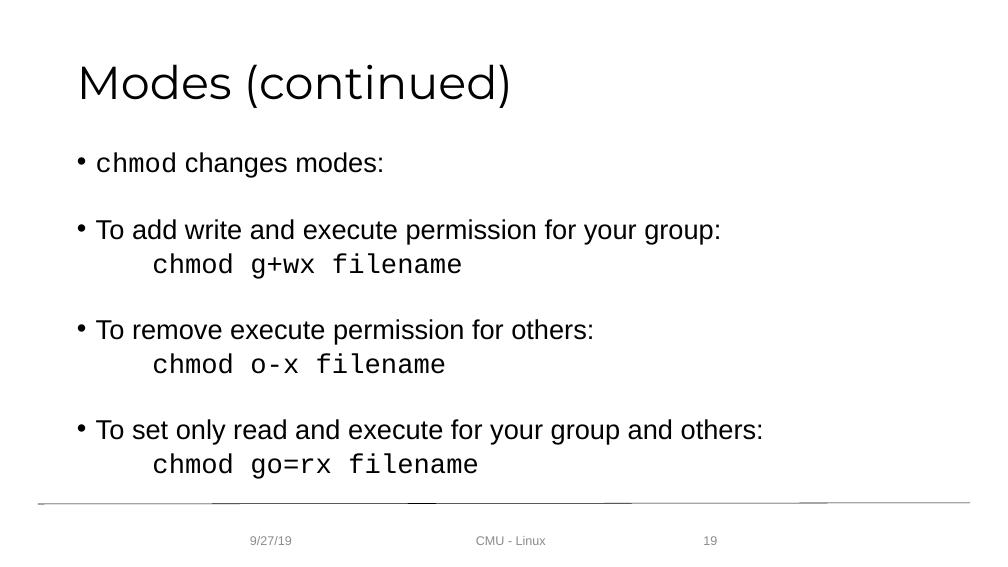
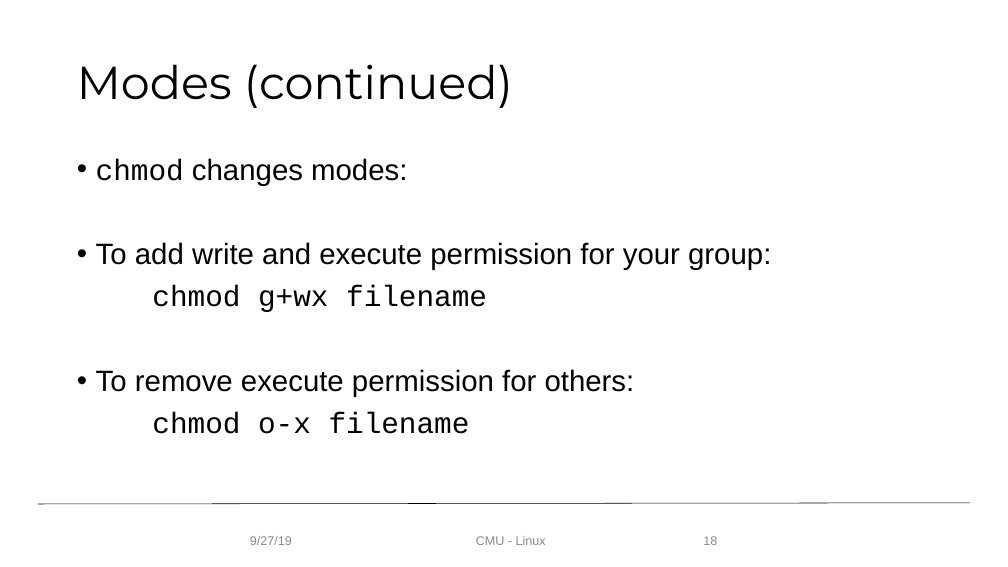
Before and after one commit to ResearchComputing/CMU_HPC_2019, a slide deck: slide 18 of Linux/Intro_Linux.pptx (slide 19 before the commit). Drawn at 1008x567 pixels with LibreOffice and Linux fonts; fonts in the diff are those of the drawing; background and template pictures are left out. Boxes give left, top, right and bottom in pixels: in the first picture for what was removed or moved away, otherwise in the second. Text is boxed around its words. In the diff, an @@ line names an element or a change of style, - is before the commit and + after.

```diff
--- a/Linux/Intro_Linux.pptx
+++ b/Linux/Intro_Linux.pptx
@@ text "chmod changes modes:" at bbox=[96, 158, 771, 434]: size 25.9 to 28 pt; line spacing 0.7 to 0.9 @@
@@ text at bbox=[96, 419, 764, 479]: paragraphs removed @@
-• To set only read and execute for your group and others:
-chmod go=rx filename
```
Also in this commit, not shown: 5 other slides changed, 1 slide removed, 1 other file.
